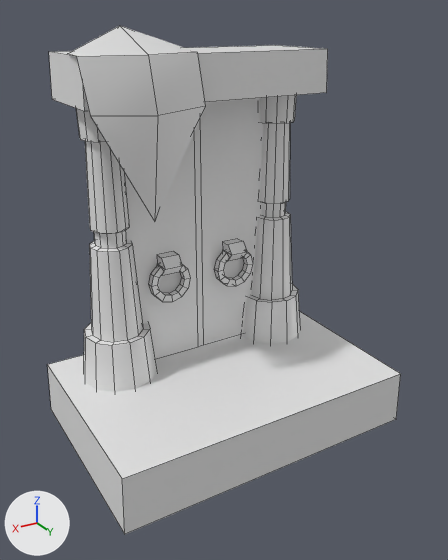
An edit to the FBX model PFA-Episode2/Assets/_Graph/Mesh/Props/props/msh_probs_door.fbx, drawn before and after from the same camera.
The view is the same before and after, from a 50 mm camera at (2.06, 3.42, 2.86) aimed at (0.03, 0.05, 1.18). Every picture has the same lights, and +X, +Y and +Z are marked at lower left. Mesh edges are drawn as thin lines. Where no turn or scale is listed for an object, it has been applied to the vertices.

In view in the first picture: 'msh_probs_door'.
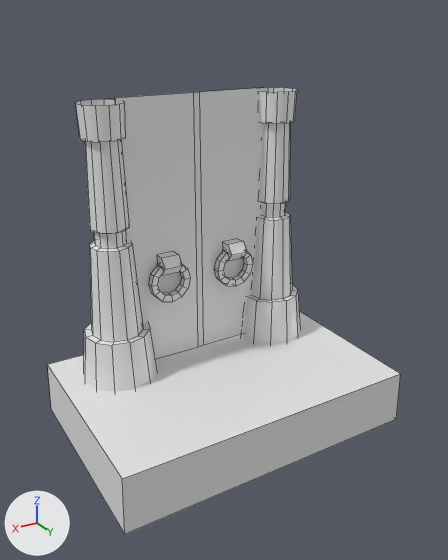
Location of each change, (x1, y1, x2, y2) in pixels of the pictures (448 x 560 px):
'msh_probs_door', reshaped (12% shorter): before (47, 26, 401, 534); after (47, 87, 401, 534)
part 1 of me_msh_probs_door_002, deleted: before (68, 26, 205, 221)
part 2 of me_msh_probs_door_002, deleted: before (49, 45, 328, 111)

The change, as a list of edits to the scene's bpy script:
```text
Change me_msh_probs_door_002:
    where me_msh_probs_door_002.from_pydata(...)  # 399 vertices, 355 faces; spans x -1.12..1.12, y -0.78..0.7, z 0.0..2.79
    used by ob_msh_probs_door; location = (0.0, 0.0, 0.0)
    me_msh_probs_door_002 part 1: the loose piece of 15 vertices spanning x 0.16..0.91, y -0.73..0.13, z 1.67..2.79 is deleted
    me_msh_probs_door_002 part 2: the loose piece of 8 vertices spanning x -0.88..0.88, y -0.69..-0.07, z 2.35..2.64 is deleted
```
